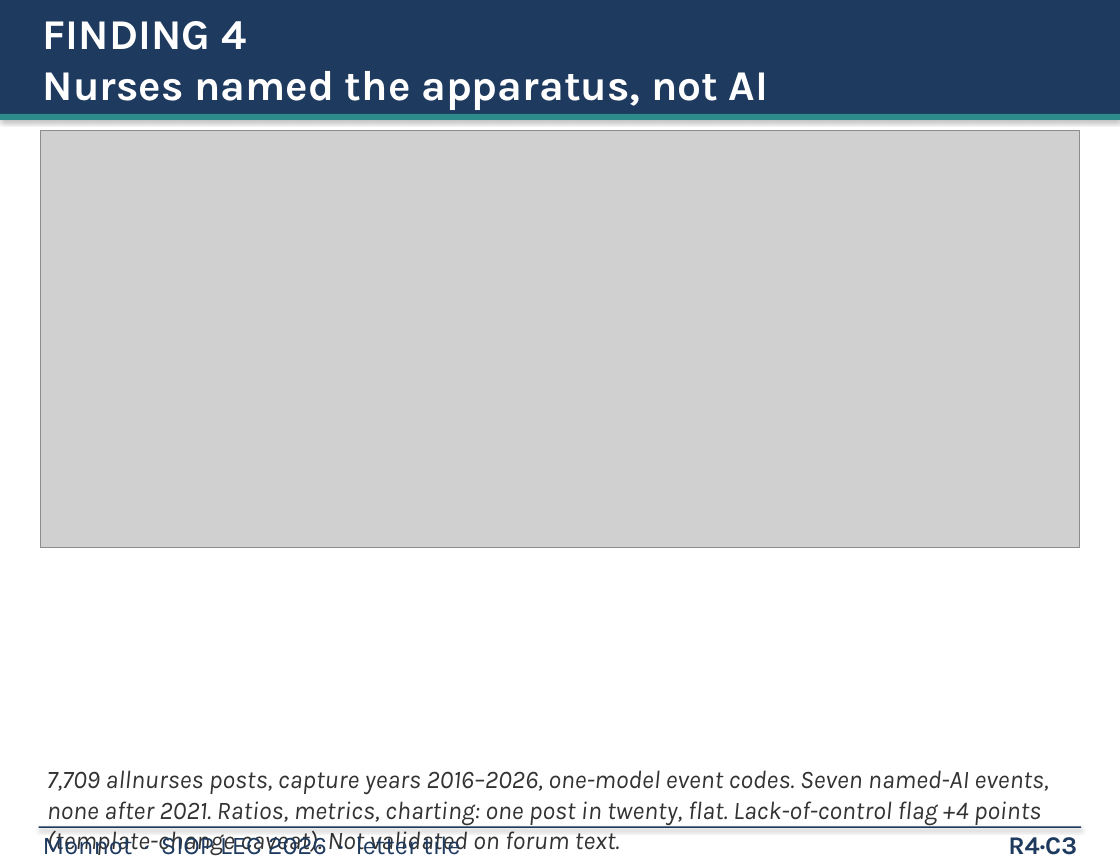
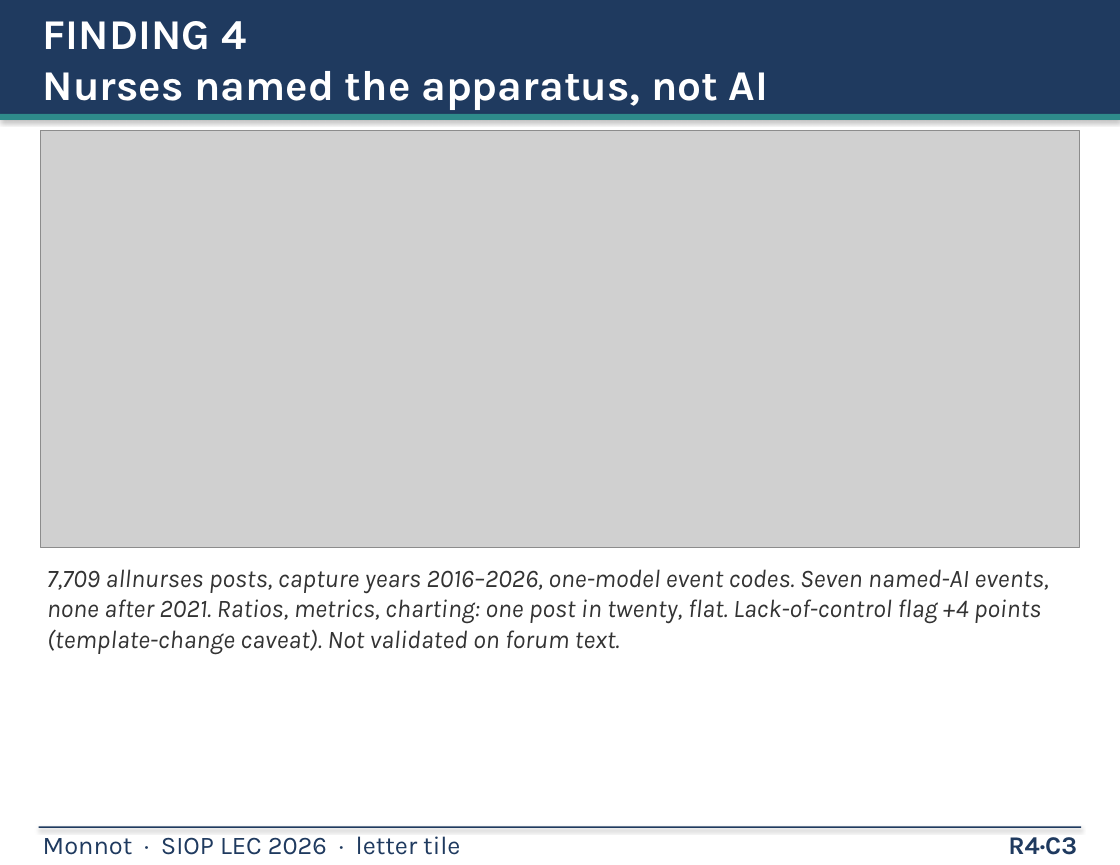
Before and after one commit to mjmonnot/mjmonnot.github.io, a slide deck: slide 15 of lec-2026/assets/Monnot_Poster_v5.pptx. Drawn at 1120x865 pixels with LibreOffice and Linux fonts; fonts in the diff are those of the drawing; grey boxes stand for pictures. Boxes give left, top, right and bottom in pixels: in the first picture for what was removed or moved away, otherwise in the second. Text is boxed around its words. In the diff, an @@ line names an element or a change of style, - is before the commit and + after.

Commit message:
lec-2026: fix clipped/overflowing figure text (benchmarks, timeline); timeline outcomes and .746; reword exploratory tiles; deck v5 captions fitted

```diff
--- a/lec-2026/assets/Monnot_Poster_v5.pptx
+++ b/lec-2026/assets/Monnot_Poster_v5.pptx
@@ text "7,709 allnurses posts, capture years ...": place and size @@
-text "7,709 allnurses posts, capture years ..." at (47, 770, 1048, 855)
+text "7,709 allnurses posts, capture years ..." at (47, 569, 1048, 654)
```
Also in this commit, not shown: 9 other slides changed, 5 other files.
